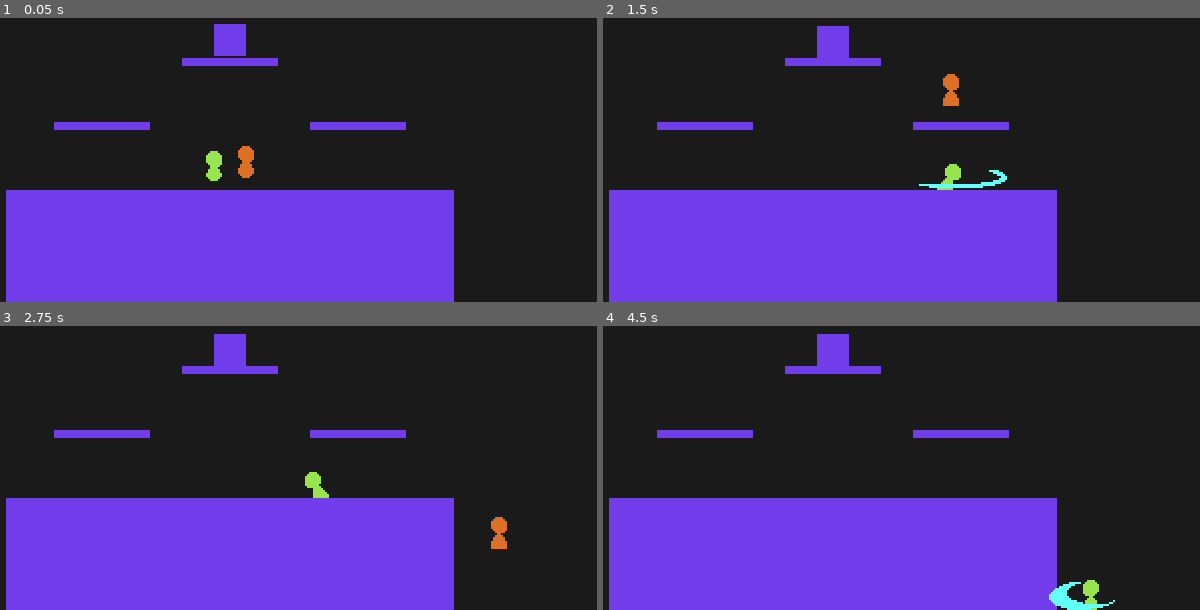
Above: before the commit, frames 1-4 (two rows, left to right).
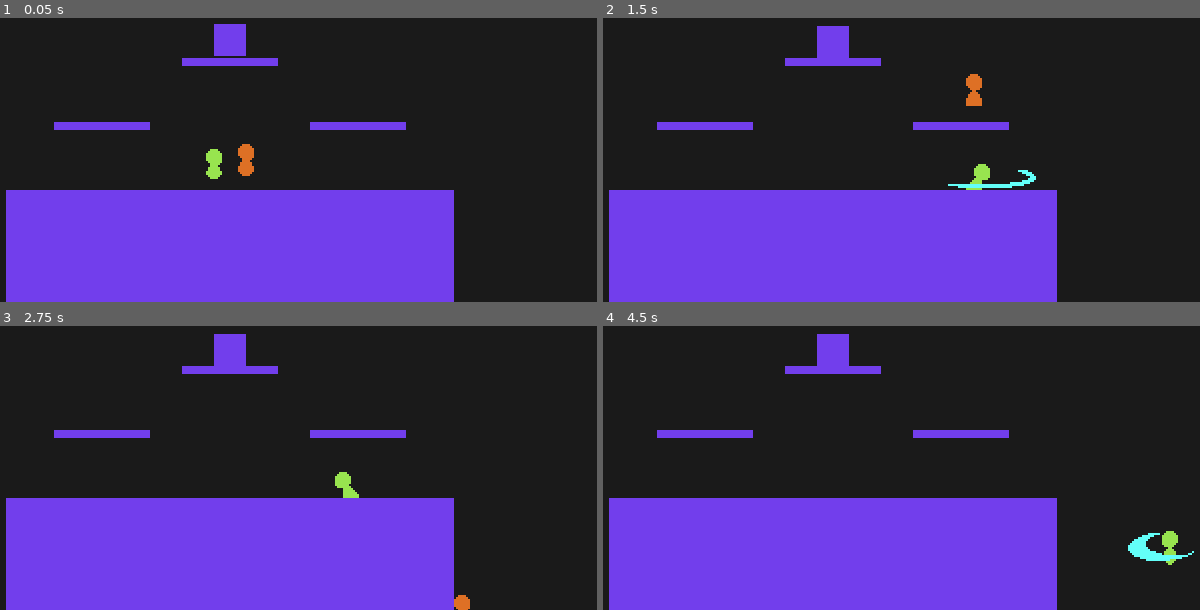
Above: after the commit, the same moments.

Repository: youssefevan/platform-fighter
Game: Godot game, scene res://World.tscn
The game is run twice, just before and just after one commit, with the same random seed, the same clock (stepped at 60 frames per second) and the same inputs.
Inputs:
- Up to frame 1 (0.05 s): no input
- Up to frame 2 (1.5 s): tap Enter at 0.5 s; hold Right (right) from 0.53 s (still down); tap X (attack) at 0.6, 1.35 s; tap Z (jump) at 0.77 s
- Up to frame 3 (2.75 s): tap Z (jump) at 1.52 s; release Right (right) at 2.03 s; hold Left (left) from 2.03 s (still down); tap X (attack) at 2.1 s
- Up to frame 4 (4.5 s): release Left (left) at 2.78 s; hold Right (right) 2.78-4.28 s; tap X (attack) at 2.85, 3.6, 4.35 s; tap Z (jump) at 3.02, 3.77 s; hold Left (left) from 4.28 s (still down)

The runs differ from the first frame. In frame 1, 0.1% of the frame differs, in the area x 34-43%, y 44-58%; in frame 2, 1.2%, in the area x 52-73%, y 19-61%; in frame 3, 0.8%; in frame 4, 1.1%.

Commit message:
Fixed always in hitstun
- changed _physics_process() to physics_process()

Diff:
--- a/PlatformFighter/Scenes/Characters/Red.tscn
+++ b/PlatformFighter/Scenes/Characters/Red.tscn
@@ -284,9 +284,6 @@
 vframes = 1
 region_enabled = true
 region_rect = Rect2( 64, 64, 32, 32 )
-
-[node name="Hurtbox" parent="." index="3"]
-hitbox_node = NodePath("../Hitbox")
 
 [node name="Animator" type="AnimationPlayer" parent="." index="4"]
 anims/AerialDown = SubResource( 13 )
--- a/PlatformFighter/Scenes/Characters/Timber.tscn
+++ b/PlatformFighter/Scenes/Characters/Timber.tscn
@@ -1063,9 +1063,6 @@
 rotation = 1.5708
 disabled = false
 
-[node name="Hurtbox" parent="." index="3"]
-hitbox_node = NodePath("../Hitbox")
-
 [node name="Bounds" parent="Hurtbox" index="0"]
 position = Vector2( 0, -7 )
 shape = SubResource( 2 )
--- a/PlatformFighter/Scripts/CharacterBase/States/hitstun.gd
+++ b/PlatformFighter/Scripts/CharacterBase/States/hitstun.gd
@@ -22,10 +22,10 @@
 		+ 18) * 1.33) + kb_power)
 	velocity = kb_direction * knockback
 
-func _physics_process(delta):
-	#print(hitstun_length)
+func physics_process(delta):
+	print("HL ", hitstun_length)
 	frame += 1
-	#print(frame)
+	print(frame)
 
 	if frame == hitstun_length:
 		print("exit")
--- a/PlatformFighter/Scripts/CharacterBase/character_base.gd
+++ b/PlatformFighter/Scripts/CharacterBase/character_base.gd
@@ -102,7 +102,7 @@
 
 	$Hitbox.scale.x = sprite_facing()
 
-	print(got_hit)
+	#print(got_hit)
 
 func sprite_facing():
 	if sprite.flip_h == true:
